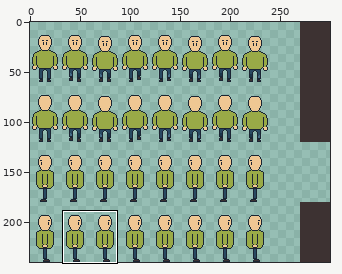
Sprite sheet -- static/images/joe.png. The picture above shows the old version from afar; the outline marks the close-up.
Close-up. Before:
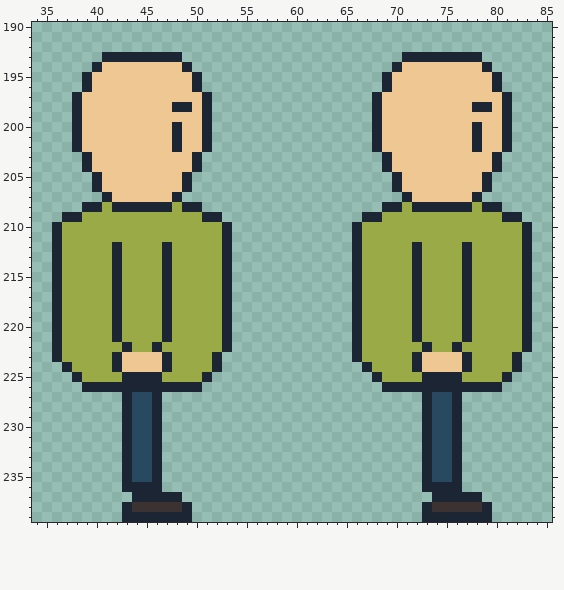
The file is 300x240 pixels. Shown: x 34..85, y 190..239. The commit also changed other parts of the picture, which this record leaves out.
Once edited:
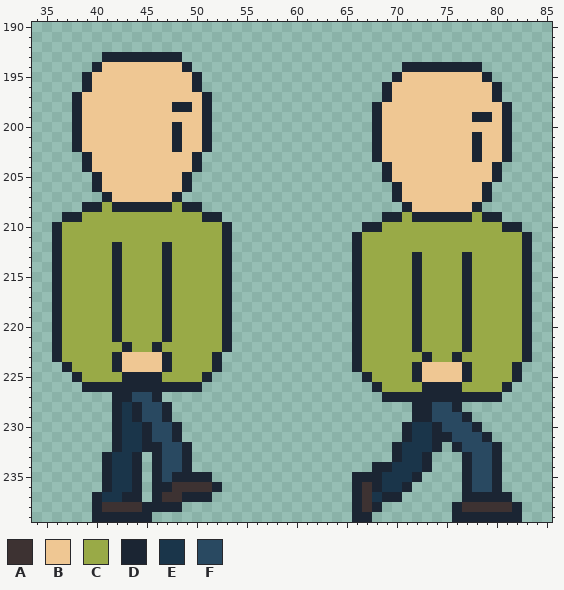
Palette (. is transparent): A #3d3232  B #efc793  C #99aa47  D #1b2533  E #1a354a  F #294961
The edit:
Changed rows in their new state; - is an unchanged pixel.
first column x 66:
193 -----........-----
194 ----.DDDDDDDD.----
195 ---.D--------D.---
197 --.D----------D.--
198 ------------BB----
199 ------------DD----
200 ------------B-----
203 --DB--------D-BD--
205 ---DB--------BD---
207 ----DB------BD----
208 ---..DBBBBBBD..---
209 -..DD-DDDDDD-DD..-
210 .DD------------DD.
212 ------C----C------
first column x 40:
222 --------------------------------DC--CD------
223 --------------------------------CDCCDC----CD
224 --------------------------DC----------------
225 ---------------------------DC---DBBBBD---CD-
226 ----------------------------DCCCC----CCCCD--
227 --D--------------------------DDDD-DD-DDDD---
228 --DED-FD------------------------D-----------
229 --DED-FD------------------------D---FD------
230 --DEEDFFD----------------------DEED-FFD-----
231 --DEEDFFD----------------------DEEDDFFFD----
232 --DEED-FFD--------------------DEEED.-FFFD---
233 -DEED.-FFD--------------------DEE-...DFFD---
234 -DEED.-FFD------------------DDEEE-...DFFD---
235 -DEED.-FDDDD--------------DDDEEED....DFFD---
236 -DEE-.-DAAAAD-------------DADEED-....DFFD---
237 DEED-.-AADDD--------------DAEDD---...--DDD--
238 DAAA-DDDD.----------------DAD----...D--AAAD-
239 DDD---....----------------DD-----...----DDD-
Where, in picture pixels (left, top, right, bottom), the same in both close-ups:
changed: (352, 52, 532, 252)
changed: (352, 342, 532, 522)
changed: (92, 392, 222, 522)
